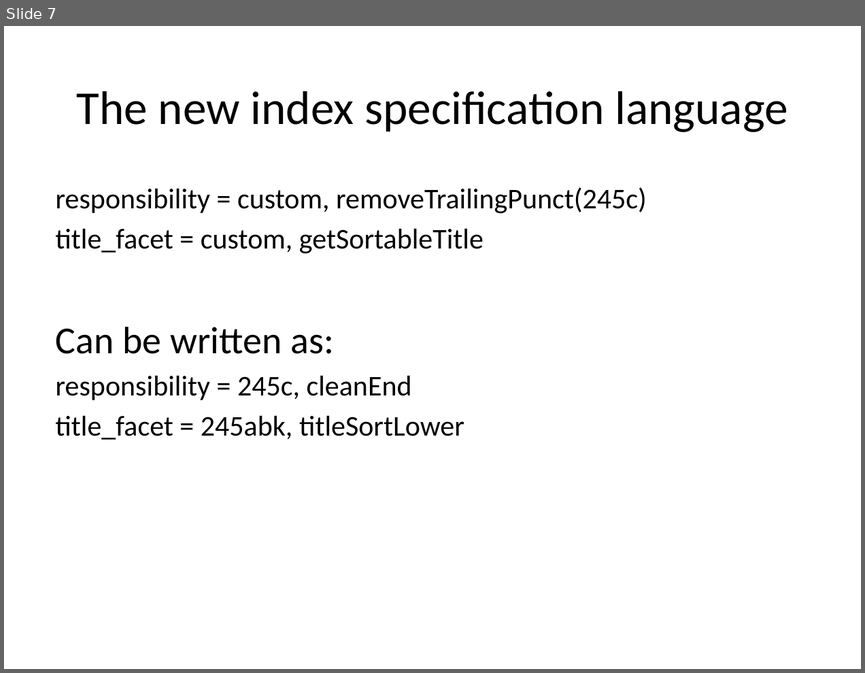
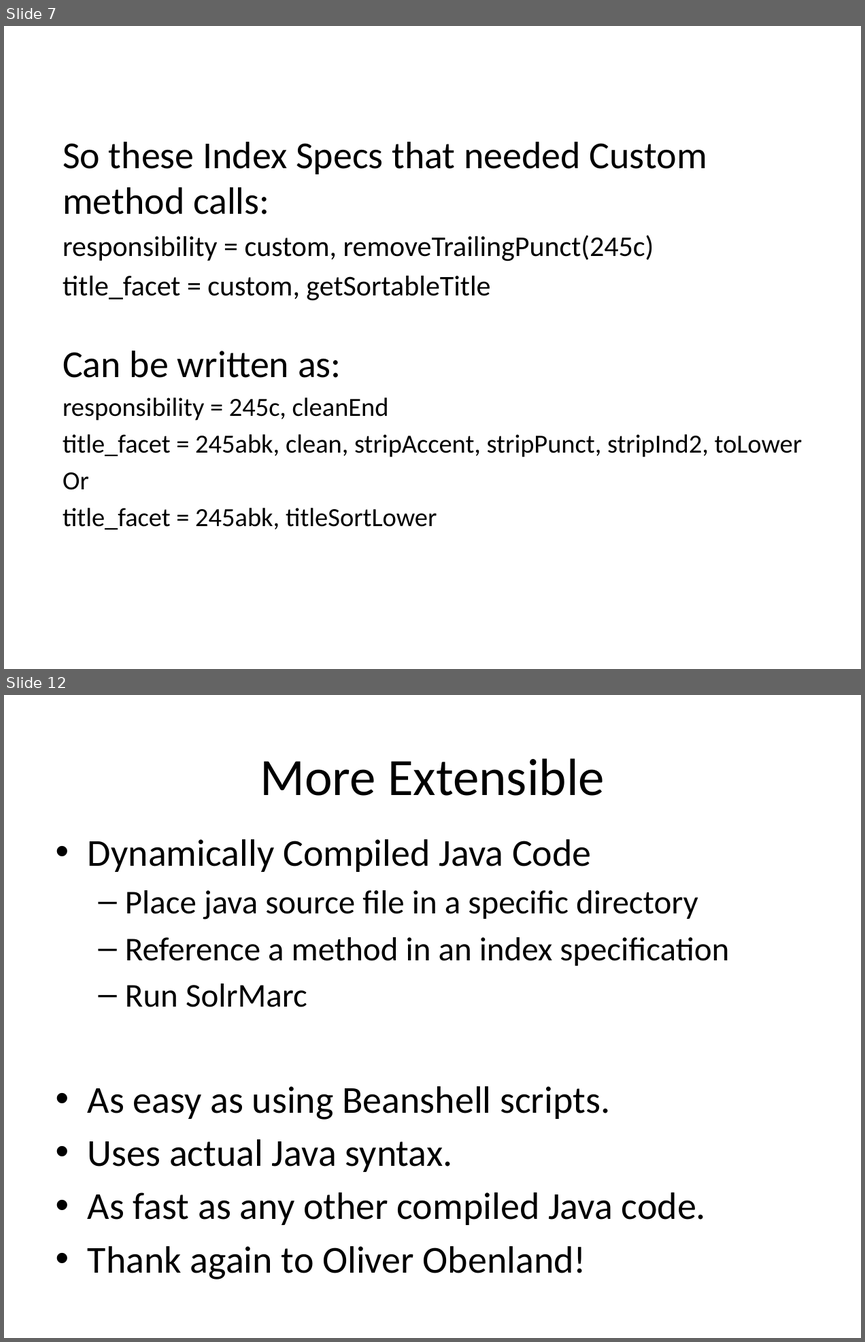
Before and after one commit to solrmarc/solrmarc, a slide deck: New Release of SolrMarc.pptx. Shown one above the other, each under a label of ours: slide 7 before the commit, slides 7 and 12 after it; the slides between them are not shown. The pictures are 865x673 and 865x1342 pixels, drawn with LibreOffice and Linux fonts; fonts in the diff are those of the drawing. Boxes give left, top, right and bottom in pixels: in the first picture for what was removed or moved away, otherwise in the second. Text is boxed around its words. In the diff, an @@ line names an element or a change of style, - is before the commit and + after.

```diff
--- a/New Release of SolrMarc.pptx
+++ b/New Release of SolrMarc.pptx
@@ slide 12 added at (4, 695, 861, 1338), background #FFFFFF @@
@@ title added at (260, 758, 604, 796), 44 pt, text #000000 @@
+More Extensible
@@ text added at (88, 839, 729, 1279), 32 pt, text #000000 @@
+• Dynamically Compiled Java Code
+  – Place java source file in a specific directory
+  – Reference a method in an index specification
+  – Run SolrMarc
+• As easy as using Beanshell scripts.
+• Uses actual Java syntax.
+• As fast as any other compiled Java code.
+• Thank again to Oliver Obenland!
@@ slide 7 changed as well @@
@@ background #E6E6D8 to #FFFFFF @@
@@ title removed at (77, 91, 787, 132) @@
-The new index specification language
@@ text "So these Index Specs that ...": place and size @@
-text "So these Index Specs that ..." at (56, 187, 647, 439)
+text "So these Index Specs that ..." at (62, 142, 802, 530)
@@ text at (62, 142, 707, 214): paragraph added @@
+So these Index Specs that needed Custom method calls:
@@ text at (62, 397, 436, 530): size 24 to 22 pt in "responsibility = 245c, cleanEnd", "title_facet = 245abk, titleSortLower" @@
@@ text at (62, 434, 802, 490): paragraphs added @@
+title_facet = 245abk, clean, stripAccent, stripPunct, stripInd2, toLower
+Or
```
Also in this commit, not shown: 6 other slides changed, 9 other slides added.
